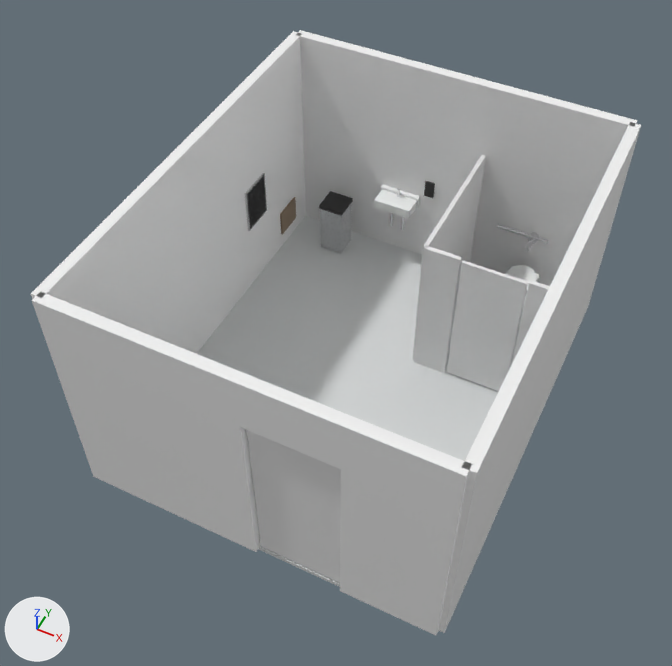
Two versions of the Blender file blend/scene0441_00.blend, one commit apart.
Both versions are drawn from a camera (50 mm lens) standing at (2.83, -6.27, 8.55) and looking at (-0.14, -0.31, 1.11). Every picture has the same lights, and +X, +Y and +Z are marked at lower left. The first picture is the older version.

The first picture shows 'Door_Panel', 'Floor', 'PTD_Inner', 'Sink_Drain_Pipe_L', 'Sink_Drain_Pipe_R', 'Sink_Faucet', 'Soap_Dispenser', 'Stall_Door', 'Stall_Partition_FrontLeft', 'Stall_Partition_FrontRight', 'Stall_Partition_Left', 'Toilet_Base', 'Trash_Body', 'Trash_Liner', 'Wall_Back', 'Wall_Front_Left', 'Wall_Front_Right', 'Wall_Front_Transom', 'Wall_Left', 'Wall_Right' and 8 more.
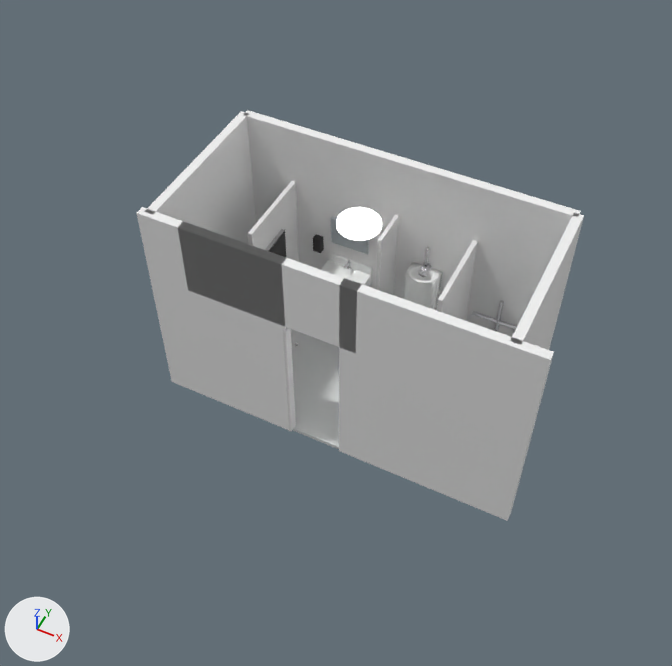
Not visible in the pictures: 'Sink_Faucet_Base', 'Sink_Faucet_Handle_L', 'Sink_Faucet_Handle_R'.

ob_urinal_cavity_cutter is not drawn itself; it is used by a modifier of ob_urinal_body.

Where the newer file only moved an object's origin or applied its transform, the numbers keep the older frame.

Pixel boxes (x1, y1, x2, y2) of what changed, in the pictures (672 x 666 px):
'Wall_Back', moved, rescaled: before (296, 30, 637, 286); after (243, 110, 581, 337)
'Wall_Front_Right', moved, rescaled (62% wider, 10% taller): before (340, 415, 472, 635); after (339, 279, 554, 521)
'Wall_Front_Left', moved, rescaled (30% narrower, 14% shorter): before (32, 292, 261, 552); after (136, 207, 296, 431)
'Wall_Left', moved, rescaled: before (31, 31, 306, 354); after (145, 111, 256, 244)
'Floor', rescaled: before (197, 216, 520, 632); after (291, 329, 339, 449)
'Wall_Right', moved, rescaled: before (439, 123, 641, 633); after (511, 213, 584, 350)
'Wall_Front_Transom', moved, rescaled (61% wider, 36% taller): before (234, 372, 348, 469); after (178, 221, 362, 353)
'Door_Panel', deleted: before (247, 430, 341, 583)
'Stall_Partition_Left', moved, rescaled: before (412, 155, 486, 360); after (437, 240, 478, 321)
'Stall_Partition_FrontLeft', recoloured: (283, 246, 462, 431) in both
'Ceiling_Light_Fixture', added: after (336, 207, 382, 241)
'Stall_Partition_FrontRight', deleted: before (511, 280, 550, 365)
'Mirror', recoloured: (331, 216, 369, 254) in both
'Soap_Dispenser', recoloured: (313, 181, 435, 253) in both
'Urinal_Lip', added: after (408, 265, 437, 284)
'Urinal_Flush_Pipe', added: after (424, 247, 430, 266)
'Sink_Drain_Pipe_L', deleted: before (390, 213, 393, 226)
'Toilet_Base', deleted: before (519, 277, 540, 327)
'Sink_Faucet', deleted: before (397, 189, 400, 197)
'Stall_Door', unchanged, covered by the edit: before (447, 260, 528, 391); after (376, 215, 399, 295)

Edits to the bpy script that builds the scene:
```text
Change ob_floor:
    ob_floor.scale: (4.0, 4.8, 0.05) -> (3.73, 1.85, 0.05)
Change ob_wall_back:
    ob_wall_back.location: (0.0, 2.4, 1.38) -> (0.0, 0.93, 1.3)
    ob_wall_back.scale: (4.0, 0.12, 2.75) -> (3.73, 0.1, 2.6)
Change ob_wall_left:
    ob_wall_left.location: (-2.0, 0.0, 1.38) -> (-1.86, 0.0, 1.3)
    ob_wall_left.scale: (0.12, 4.8, 2.75) -> (0.1, 1.85, 2.6)
Change ob_wall_right:
    ob_wall_right.location: (2.0, 0.0, 1.38) -> (1.86, 0.0, 1.3)
    ob_wall_right.scale: (0.12, 4.8, 2.75) -> (0.1, 1.85, 2.6)
Change ob_wall_front_left:
    ob_wall_front_left.location: (-0.99, -2.4, 1.38) -> (-1.17, -0.93, 1.3)
    ob_wall_front_left.scale: (2.02, 0.12, 2.75) -> (1.6, 0.1, 2.6)
Change ob_wall_front_right:
    ob_wall_front_right.location: (1.49, -2.4, 1.38) -> (1.21, -0.93, 1.3)
    ob_wall_front_right.scale: (1.02, 0.12, 2.75) -> (1.97, 0.1, 2.6)
Change ob_wall_front_transom:
    ob_wall_front_transom.location: (0.5, -2.4, 2.45) -> (-0.55, -0.93, 2.17)
    ob_wall_front_transom.scale: (0.95, 0.12, 0.6) -> (1.9, 0.1, 0.85)
Remove ob_door_panel:
    ob_door_panel = bpy.data.objects.new('Door_Panel', me_cube_008)
Change ob_stall_partition_left:
    ob_stall_partition_left.location: (0.45, 1.5, 0.93) -> (0.9, 0.4, 0.95)
    ob_stall_partition_left.scale: (0.05, 1.8, 1.85) -> (0.05, 1.0, 1.9)
Change ob_stall_partition_frontleft:
    ob_stall_partition_frontleft: bpy.data.objects.new('Stall_Partition_FrontLeft', me_cube_010) -> bpy.data.objects.new('Stall_Partition_FrontLeft', me_cube_023)
Remove ob_stall_partition_frontright:
    ob_stall_partition_frontright = bpy.data.objects.new('Stall_Partition_FrontRight', me_cube_011)
Remove ob_toilet_base:
    ob_toilet_base = bpy.data.objects.new('Toilet_Base', me_cube_013)
Remove ob_sink_faucet:
    ob_sink_faucet = bpy.data.objects.new('Sink_Faucet', me_cylinder_007)
Remove ob_sink_drain_pipe_l:
    ob_sink_drain_pipe_l = bpy.data.objects.new('Sink_Drain_Pipe_L', me_cylinder_008)
Remove ob_sink_drain_pipe_r:
    ob_sink_drain_pipe_r = bpy.data.objects.new('Sink_Drain_Pipe_R', me_cylinder_009)
Change ob_ptd_inner:
    ob_ptd_inner: bpy.data.objects.new('PTD_Inner', me_cube_023) -> bpy.data.objects.new('PTD_Inner', me_cube_022)
Change ob_trash_liner:
    ob_trash_liner: bpy.data.objects.new('Trash_Liner', me_cube_025) -> bpy.data.objects.new('Trash_Liner', me_cube_024)
Add ob_ceiling_light_fixture:
    ob_ceiling_light_fixture = bpy.data.objects.new('Ceiling_Light_Fixture', me_cylinder_011)  # a 32-sided cylinder along z spanning x -0.22..0.22, y -0.22..0.22, z -0.02..0.02; in mat_ceiling_lamp (white #fffffc, glowing white #fffdf6)
    ob_ceiling_light_fixture.location = (0.0, -0.1, 2.55)
Add ob_sink_faucet_handle_r:
    ob_sink_faucet_handle_r = bpy.data.objects.new('Sink_Faucet_Handle_R', me_cylinder_021)  # a 48-sided cylinder along z spanning x -0.011..0.011, y -0.011..0.011, z -0.025..0.025; in mat_chrome (light grey #dddddf)
    ob_sink_faucet_handle_r.location = (-0.47, 0.84, 0.89)
    ob_sink_faucet_handle_r.rotation_euler = (1.571, 0.0, 0.0)  # degrees (90, 0, 0)
Add ob_sink_faucet_handle_l:
    ob_sink_faucet_handle_l = bpy.data.objects.new('Sink_Faucet_Handle_L', me_cylinder_021.copy())
    ob_sink_faucet_handle_l.location = (-0.63, 0.84, 0.89)
    ob_sink_faucet_handle_l.rotation_euler = (1.571, 0.0, 0.0)  # degrees (90, 0, 0)
Add ob_sink_faucet_spout:
    ob_sink_faucet_spout = bpy.data.objects.new('Sink_Faucet_Spout', me_cylinder_019)  # a 48-sided cylinder along z spanning x -0.014..0.014, y -0.014..0.014, z -0.055..0.055; in mat_chrome (light grey #dddddf)
    ob_sink_faucet_spout.location = (-0.55, 0.78, 1.0)
    ob_sink_faucet_spout.rotation_euler = (1.571, 0.0, 0.0)  # degrees (90, 0, 0)
Add ob_sink_faucet_base:
    ob_sink_faucet_base = bpy.data.objects.new('Sink_Faucet_Base', me_cylinder_017)  # a 48-sided cylinder along z spanning x -0.026..0.026, y -0.026..0.026, z -0.02..0.02; in mat_chrome (light grey #dddddf)
    ob_sink_faucet_base.location = (-0.55, 0.84, 0.89)
Add ob_urinal_lip:
    ob_urinal_lip = bpy.data.objects.new('Urinal_Lip', me_torus_006)  # a torus around z (ring radius 0.14, tube radius 0.022) spanning x -0.162..0.162, y -0.162..0.162, z -0.022..0.022; in mat_porcelain (white #f8faf9)
    ob_urinal_lip.location = (0.4, 0.74, 1.3)
    ob_urinal_lip.scale = (1.01, 0.814, 0.55)
Add ob_urinal_cavity_cutter:
    ob_urinal_cavity_cutter = bpy.data.objects.new('Urinal_Cavity_Cutter', me_cylinder_030)  # a 48-sided cylinder along z spanning x -0.13..0.13, y -0.13..0.13, z -0.31..0.31
    ob_urinal_cavity_cutter.location = (0.4, 0.665, 1.07)
    ob_urinal_cavity_cutter.scale = (1.18, 1.0, 1.0)
Add ob_urinal_flush_pipe:
    ob_urinal_flush_pipe = bpy.data.objects.new('Urinal_Flush_Pipe', me_cylinder_026)  # 96 vertices, 50 faces; spans x -0.02..0.02, y -0.02..0.02, z -0.17..0.17; in mat_chrome (light grey #dddddf)
    ob_urinal_flush_pipe.location = (0.4, 0.83, 1.45)
```
